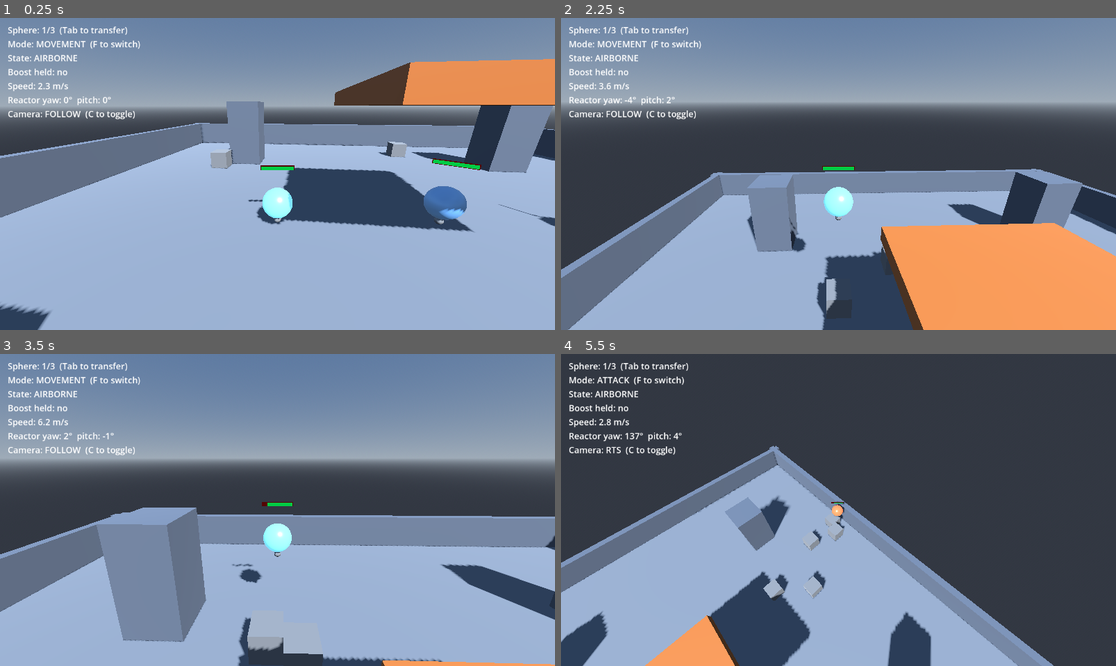
Above: before the commit, frames 1-4 (two rows, left to right).
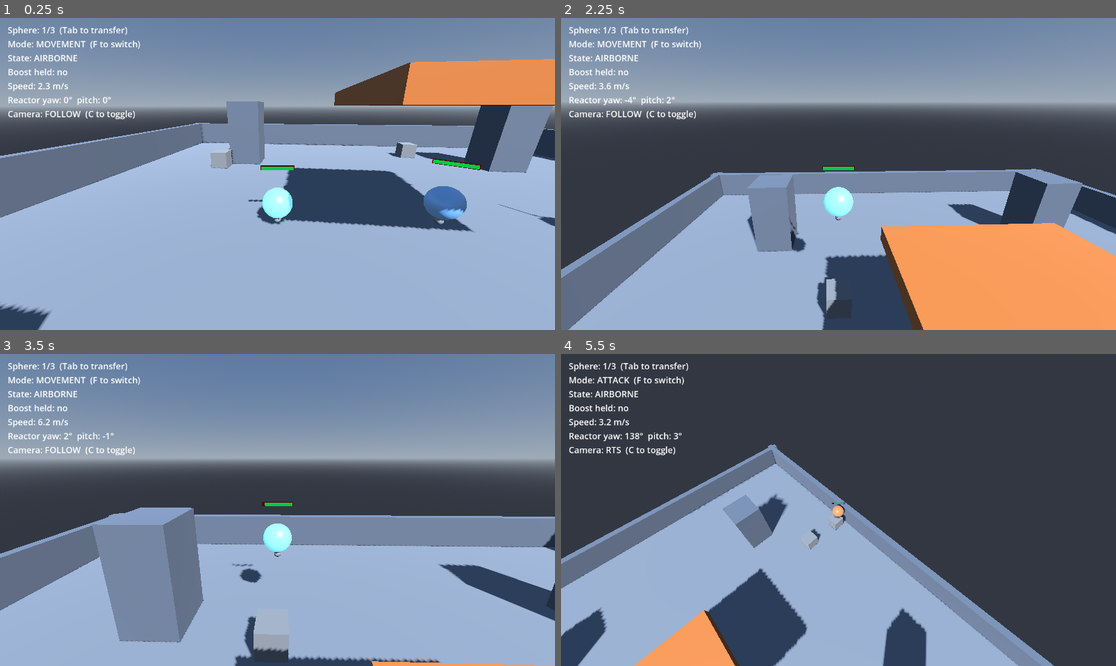
Above: after the commit, the same moments.

Repository: Thiiamas/Spheres
Game: Godot game, scene res://Main.tscn
Same seed, same stepped clock (60 frames per second), same inputs: the game is played once before the commit and once after it.
Inputs (mouse positions are in pixels of both pictures, inside the frame that each line leads up to):
- Up to frame 1 (0.25 s): no input
- Up to frame 2 (2.25 s): move the mouse to (866, 174) at 0.52 s; hold Shift (boost) 0.53-1.28 s; hold Z (move_forward) from 0.53 s (still down); tap Space (jump) at 0.77, 1.52 s; move the mouse to (810, 174) at 1.27 s; tap Down (cam_pan_down) at 1.35 s; move the mouse to (849, 167) at 2.02 s; tap Left (cam_pan_left) at 2.1 s
- Up to frame 3 (3.5 s): keep holding Z (move_forward); move the mouse to (271, 516) at 2.77 s; tap Right (cam_pan_right) at 2.85 s; tap Space (jump) at 3.02 s
- Up to frame 4 (5.5 s): move the mouse to (877, 513) at 3.52 s; tap Up (cam_pan_up) at 3.6 s; tap Space (jump) at 3.77, 4.52 s; move the mouse to (794, 506) at 4.27 s; tap C (camera_toggle) at 4.35 s; move the mouse to (866, 510) at 5.02 s; release Z (move_forward) at 5.03 s; hold S (move_back) from 5.03 s (still down); tap F (mode_toggle) at 5.1 s; click (866, 510) at 5.17 s

The runs differ from the first frame. In frame 1, 0.2% of the frame differs, in the area x 68-76%, y 39-45%; in frame 2, less than 0.1%; in frame 3, 2.2%; in frame 4, 3.6%, in the area x 0-89%, y 20-100%.

Commit message:
Enemies target the nearest sphere, not the active one
Enemy AI now chases the closest sphere by horizontal (XZ) distance instead of
always the active one. Combined with the active sphere taking full damage and
passives taking 1/3, this makes positioning the core skill: keep the active
sphere away from enemies, let passive spheres tank, and switch when safe.

Verified headless: damage now spreads across spheres by proximity rather than
dogpiling the active one.

Co-Authored-By: Claude Opus 4.8 <noreply@anthropic.com>

Diff:
--- a/Enemy.gd
+++ b/Enemy.gd
@@ -1,9 +1,13 @@
 extends CharacterBody3D
 class_name Enemy
 
-## Angular grey cube. Walks toward the active sphere on the XZ plane and bites
+## Angular grey cube. Walks toward the *nearest* sphere on the XZ plane and bites
 ## any sphere that enters its attack zone (passive crystallised spheres take
 ## reduced damage and physically block the cube — see SphereController).
+##
+## Targeting the closest sphere (not the active one) is what makes positioning a
+## skill: keep the active sphere — which takes full damage — away from enemies,
+## let the tanky passive spheres absorb hits, and switch when it's safe.
 
 @export var speed: float = 3.5
 @export var attack_damage: float = 8.0
@@ -18,7 +22,7 @@
 func _physics_process(delta: float) -> void:
 	_attack_timer -= delta
 
-	var target := Consciousness.active_sphere()
+	var target := _nearest_sphere()
 	if target == null:
 		velocity = Vector3.ZERO
 		move_and_slide()
@@ -42,6 +46,23 @@
 		_try_attack()
 
 
+## Closest sphere by horizontal (XZ) distance — enemies move on the ground, so
+## reachability is what matters, not a sphere that's flown overhead.
+func _nearest_sphere() -> SphereController:
+	var best: SphereController = null
+	var best_dist := INF
+	for s in Consciousness.spheres:
+		if not is_instance_valid(s):
+			continue
+		var to := s.global_position - global_position
+		to.y = 0.0
+		var d := to.length_squared()
+		if d < best_dist:
+			best_dist = d
+			best = s
+	return best
+
+
 func _try_attack() -> void:
 	for body in _attack_zone.get_overlapping_bodies():
 		if body.has_method("take_damage"):
Not shown, changed: Docs/PLAN.md
Not shown, changed: Docs/phase3_combat.md
